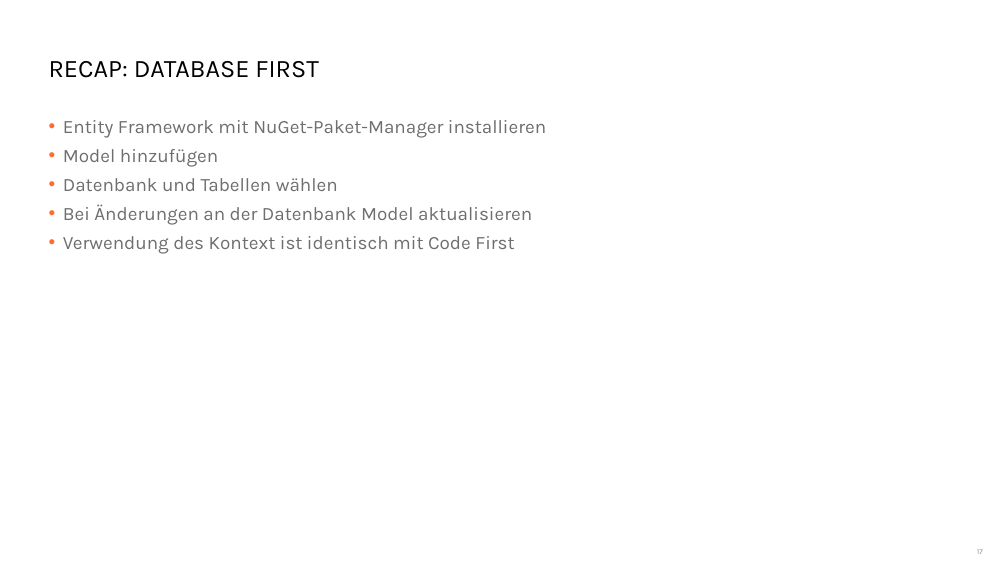
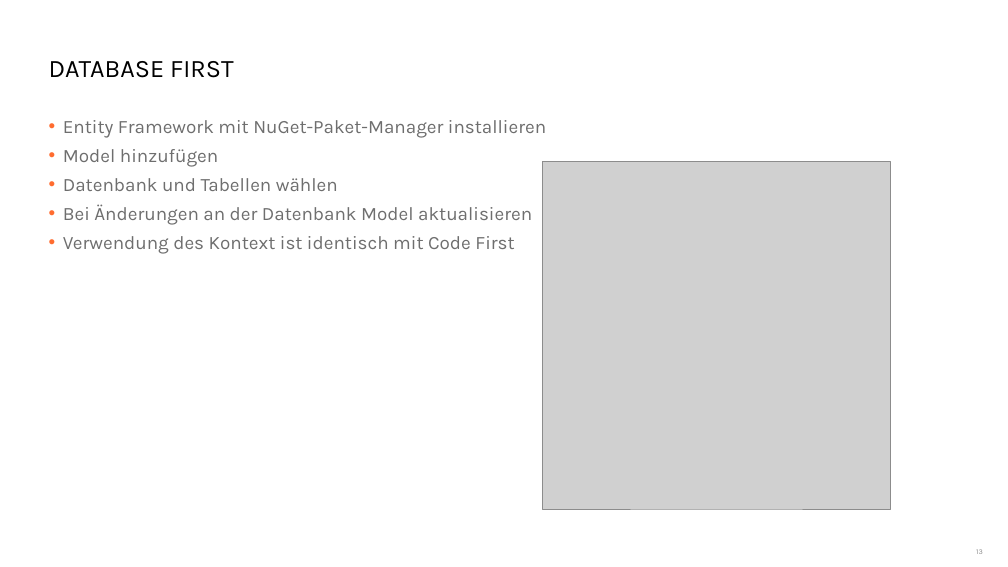
Before and after one commit to danielbeckmann/DotNETJumpStart, a slide deck: slide 13 of 03. Entity Framework/Entity Framework.pptx (slide 17 before the commit). Drawn at 1008x567 pixels with LibreOffice and Linux fonts; fonts in the diff are those of the drawing; grey boxes stand for pictures; background and template pictures are left out. Boxes give left, top, right and bottom in pixels: in the first picture for what was removed or moved away, otherwise in the second. Text is boxed around its words. In the diff, an @@ line names an element or a change of style, - is before the commit and + after.

```diff
--- a/03. Entity Framework/Entity Framework.pptx
+++ b/03. Entity Framework/Entity Framework.pptx
@@ title at bbox=[49, 61, 234, 78]: text changed @@
-RECAP: DATABASE FIRST
+DATABASE FIRST
@@ picture added at bbox=[543, 162, 891, 510] @@
@@ page number at bbox=[976, 549, 983, 554]: text changed @@
-17
+13
```
Also in this commit, not shown: 5 other slides changed, 16 slides removed.
